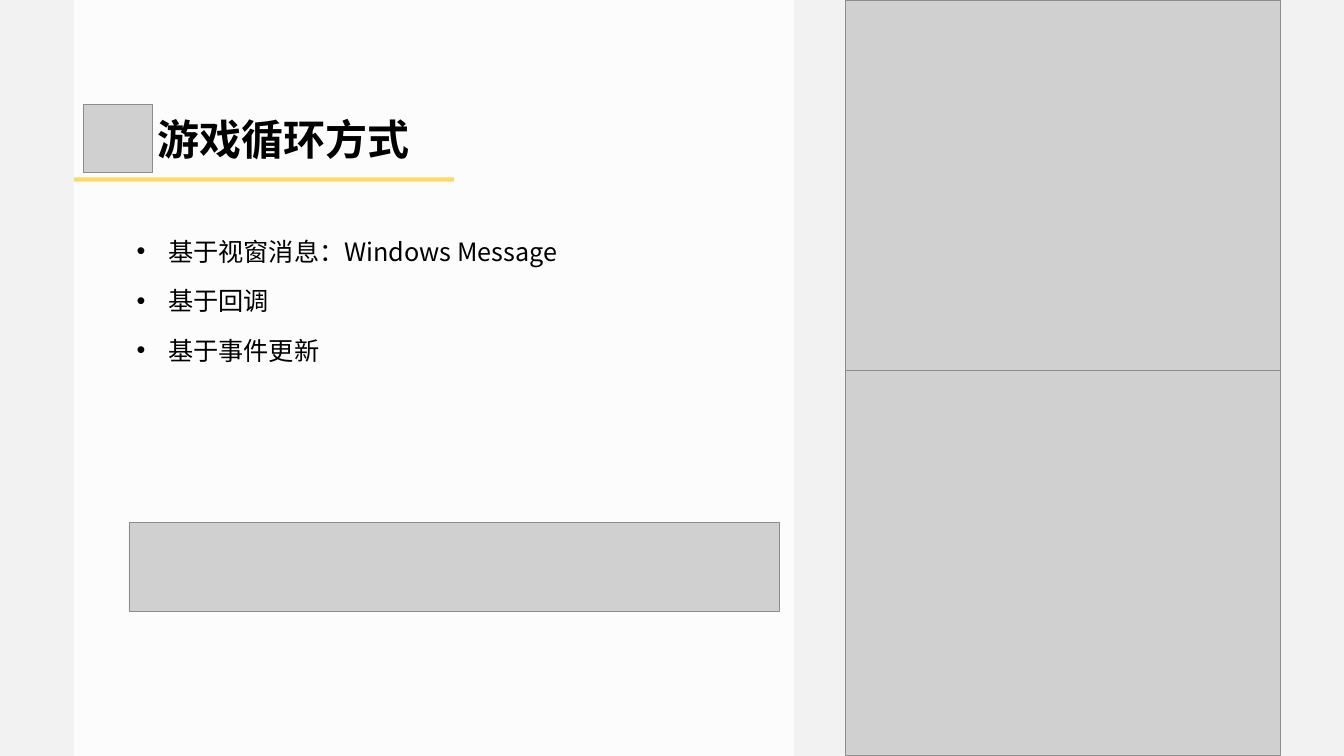
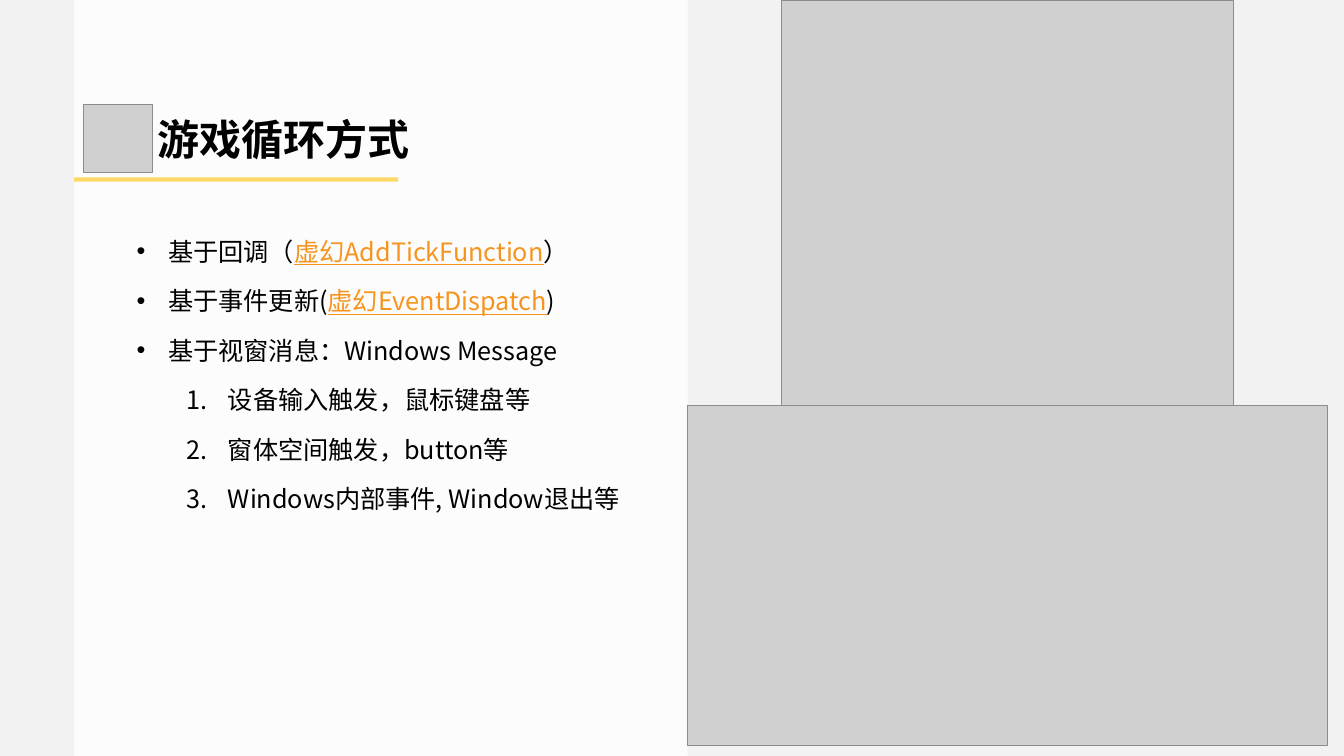
Before and after one commit to doomlover/KSGameEngineTutorials, a slide deck: slide 12 of PPTs/04.引擎基础概念与底层实用系统.pptx (slide 14 before the commit). Drawn at 1344x756 pixels with LibreOffice and Linux fonts; fonts in the diff are those of the drawing; grey boxes stand for pictures. Boxes give left, top, right and bottom in pixels: in the first picture for what was removed or moved away, otherwise in the second. Text is boxed around its words. In the diff, an @@ line names an element or a change of style, - is before the commit and + after.

```diff
--- a/PPTs/04.引擎基础概念与底层实用系统.pptx
+++ b/PPTs/04.引擎基础概念与底层实用系统.pptx
@@ rectangle: place and size @@
-rectangle at (74,0,794,756)
+rectangle at (74,0,687,756)
@@ picture: place and size @@
-picture at (845,0,1279,370)
+picture at (782,0,1233,405)
@@ rectangle: place and size @@
-rectangle at (74,177,454,181)
+rectangle at (74,177,398,181)
@@ text at (168,239,569,316): paragraphs added @@
+• 基于回调（虚幻AddTickFunction）
+• 基于事件更新(虚幻EventDispatch)
@@ text at (228,387,620,513): text changed @@
-• 基于回调
-• 基于事件更新
+  1. 设备输入触发，鼠标键盘等
+  2. 窗体空间触发，button等
+  3. Windows内部事件, Window退出等
@@ picture: place and size @@
-picture at (845,370,1279,755)
+picture at (687,405,1327,745)
@@ picture removed at (129,523,780,611) @@
```
Also in this commit, not shown: 13 other slides changed, 6 slides added, 9 slides removed.
